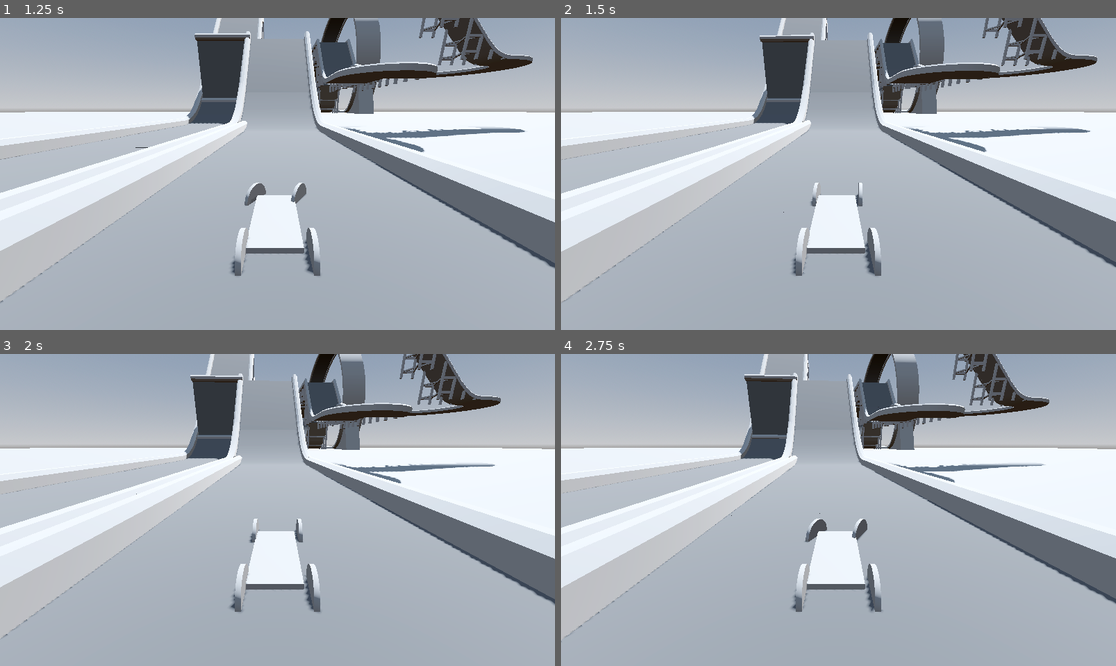
Above: before the commit, frames 1-4 (two rows, left to right).
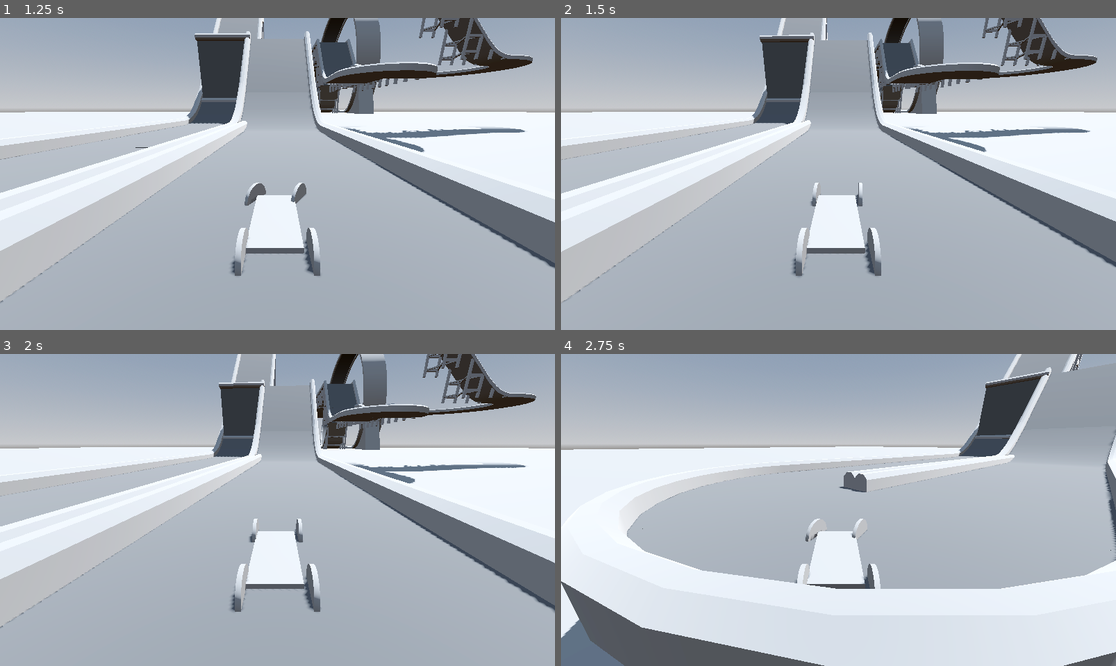
Above: after the commit, the same moments.

Repository: O-white1/TrackMasterz
Game: Godot game, scene res://world_1.tscn
Same seed, same stepped clock (60 frames per second), same inputs: the game is played once before the commit and once after it. The project has no main scene, so this scene is started directly.
Inputs:
- Up to frame 1 (1.25 s): tap Enter (ui_accept) at 0.5 s; hold Right (ui_right) from 0.53 s (still down); hold Enter (ui_accept) from 0.53 s (still down)
- Up to frame 2 (1.5 s): tap R (Restart) at 1.25 s; release Right (ui_right) at 1.28 s; release Enter (ui_accept) at 1.28 s; hold Down (ui_down) from 1.28 s (still down); tap Enter (ui_accept) at 1.35 s
- Up to frame 3 (2 s): keep holding Down (ui_down); tap Enter (ui_accept) at 1.52, 1.82 s
- Up to frame 4 (2.75 s): release Down (ui_down) at 2.03 s; hold Right (ui_right) from 2.03 s (still down); hold Enter (ui_accept) from 2.03 s (still down)

Frame 1 is identical in both runs. In frame 2, 0.3% of the frame differs, in the area x 0-100%, y 0-91%; in frame 3, 13%; in frame 4, 59%, in the area x 0-100%, y 0-100%.

Commit message:
Update

Diff:
--- a/Assets/car.gd
+++ b/Assets/car.gd
@@ -26,16 +26,16 @@
 	 # Ben what is this?
 	#       |
 	#       v
-	"""
+
 	if Input.is_action_pressed("ui_accept"):
-		MAX_RPM = 1200
-		MAX_TORQUE = 800
-		HORSE_POWER = 800
+		MAX_RPM = 400
+		MAX_TORQUE = 450
+		HORSE_POWER = 450
 	else:
-		MAX_RPM = 600
-		MAX_TORQUE = 400
-		HORSE_POWER = 400
-	"""
+		MAX_RPM = 300
+		MAX_TORQUE = 350
+		HORSE_POWER = 350
+
 
 	steering = lerp(steering, Input.get_axis("ui_right", "ui_left") * MAX_STEER, delta * 5)
 
--- a/Assets/cars/car.tscn
+++ b/Assets/cars/car.tscn
@@ -55,6 +55,13 @@
 height = 0.5
 sides = 32
 
+[node name="centerMass" type="CSGBox3D" parent="."]
+transform = Transform3D(0.025, 0, 0, 0, 0.025, 0, 0, 0, 0.025, 0, 0.0953882, -0.881179)
+size = Vector3(0, 0, 0)
+
+[node name="Camera3D" type="Camera3D" parent="."]
+transform = Transform3D(-1, -2.70151e-08, 8.3144e-08, 0, 0.951056, 0.309017, -8.74228e-08, 0.309017, -0.951056, 0, 2.71142, -5.20308)
+
 [node name="CollisionShape3D" type="CollisionShape3D" parent="."]
 transform = Transform3D(0.25, 0, 0, 0, 0.25, 0, 0, 0, 0.25, 0, 0.1, -0.7)
 shape = SubResource("BoxShape3D_y6uk0")
@@ -63,10 +70,3 @@
 transform = Transform3D(1, 0, 0, 0, 1, 0, 0, 0, 1, 0.233643, 0, 0)
 use_collision = true
 size = Vector3(4.53271, 0.5, 10)
-
-[node name="centerMass" type="CSGBox3D" parent="."]
-transform = Transform3D(0.025, 0, 0, 0, 0.025, 0, 0, 0, 0.025, 0, 0.0953882, -0.881179)
-size = Vector3(0, 0, 0)
-
-[node name="Camera3D" type="Camera3D" parent="."]
-transform = Transform3D(-1, -2.70151e-08, 8.3144e-08, 0, 0.951056, 0.309017, -8.74228e-08, 0.309017, -0.951056, 0, 2.71142, -5.20308)
--- /dev/null
+++ b/boost.tscn
@@ -0,0 +1,3 @@
+[gd_scene format=3 uid="uid://bqwpusoxgtpwn"]
+
+[node name="Boost" type="Node3D"]
